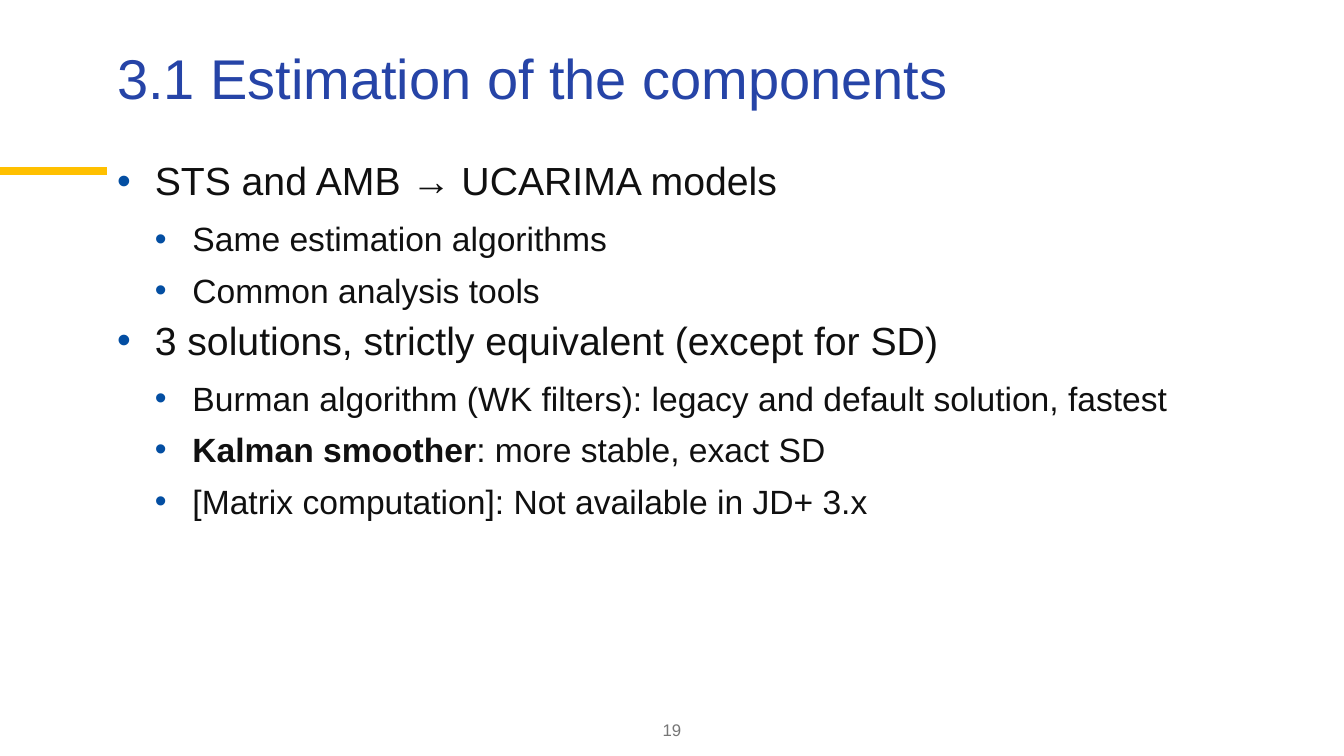
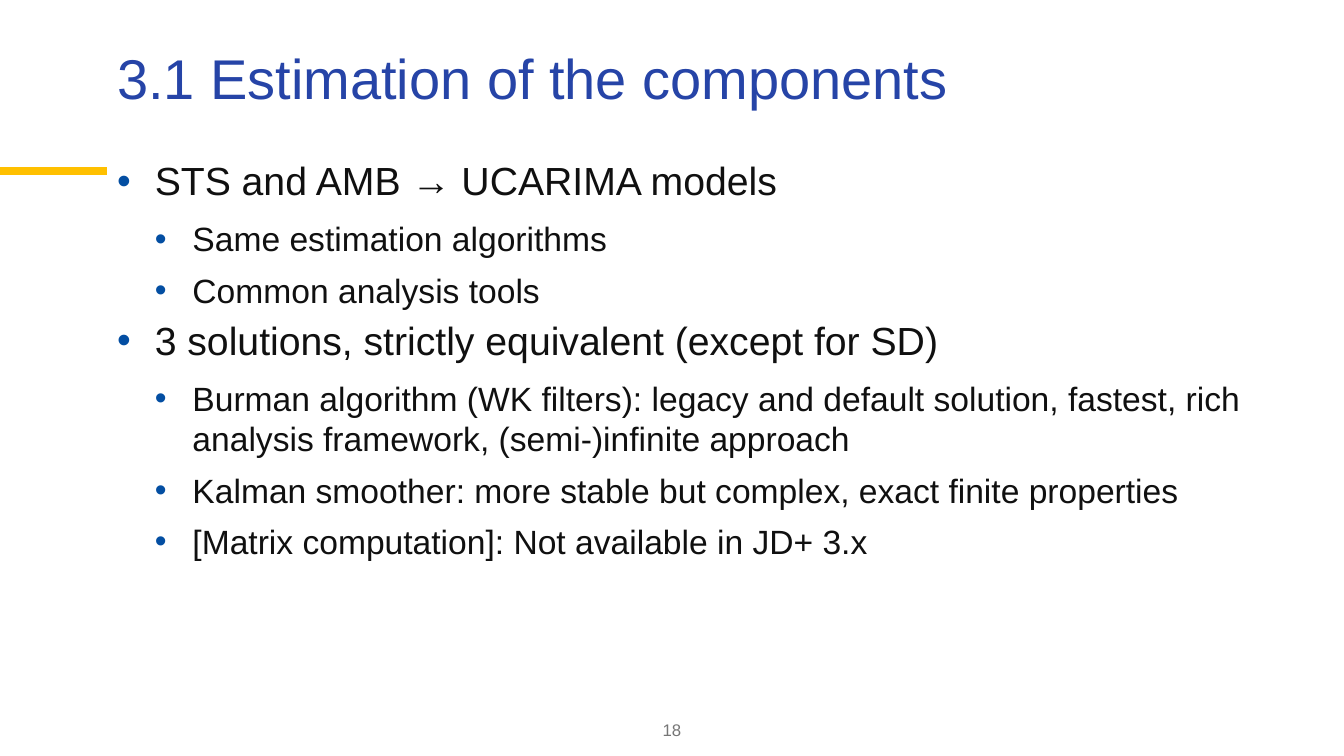
Before and after one commit to palatej/ESTP2026, a slide deck: slide 18 of 3.2 SEATS.pptx (slide 19 before the commit). Drawn at 1344x756 pixels with LibreOffice and Linux fonts; fonts in the diff are those of the drawing; background and template pictures are left out. Boxes give left, top, right and bottom in pixels: in the first picture for what was removed or moved away, otherwise in the second. Text is boxed around its words. In the diff, an @@ line names an element or a change of style, - is before the commit and + after.

```diff
--- a/3.2 SEATS.pptx
+++ b/3.2 SEATS.pptx
@@ text at <box>192,386,1240,510</box>: text changed @@
-  • Burman algorithm (WK filters): legacy and default solution, fastest
-  • Kalman smoother: more stable, exact SD
+  • Burman algorithm (WK filters): legacy and default solution, fastest, rich analysis framework, (semi-)infinite approach
+  • Kalman smoother: more stable but complex, exact finite properties
@@ page number at <box>663,724,682,736</box>: text changed @@
-19
+18
```
Also in this commit, not shown: 9 other slides changed, 1 slide added, 6 slides removed, 3 other files.
